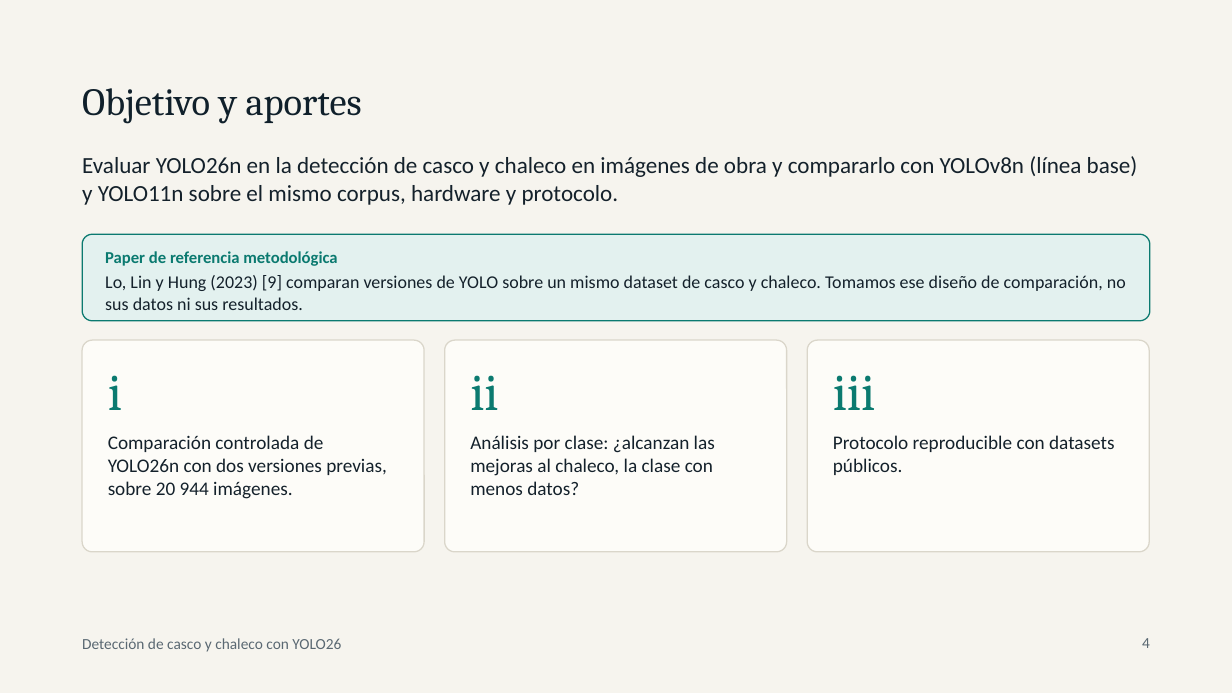
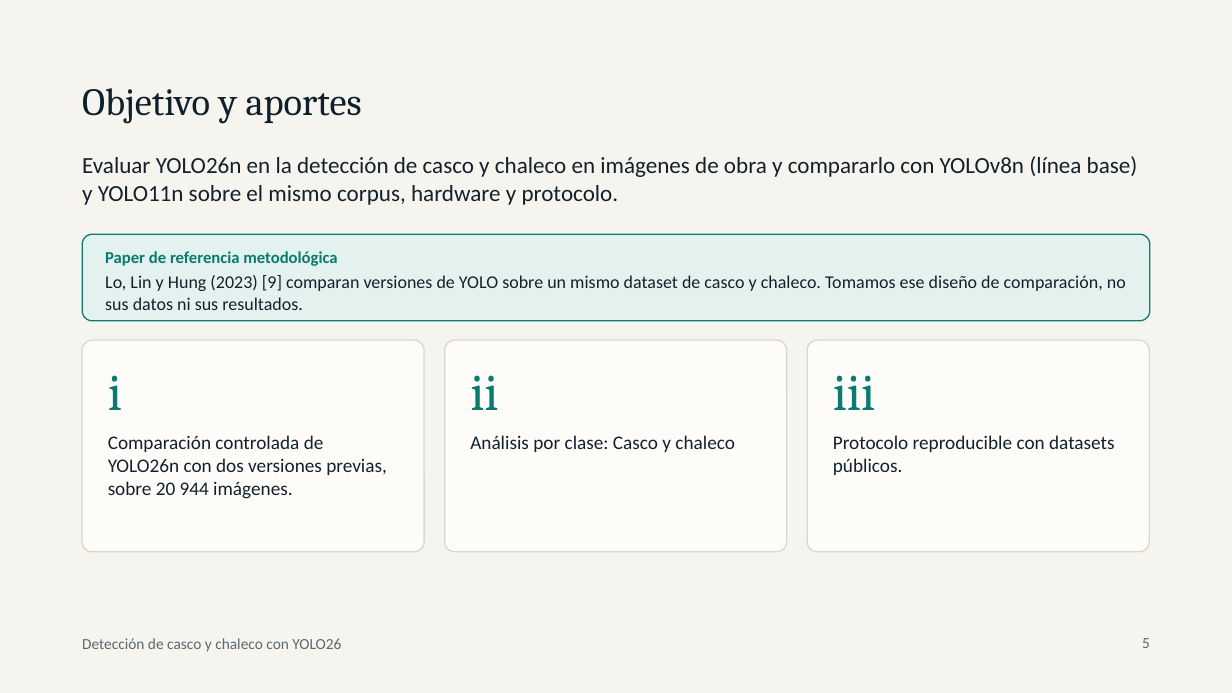
Before and after one commit to agajinformatica/Vision_por_computadora, a slide deck: slide 5 of TRABAJO GRUPAL/doc-borrador/Presentacion_Paper_EPP_YOLO26.pptx (slide 4 before the commit). Drawn at 1232x693 pixels with LibreOffice and Linux fonts; fonts in the diff are those of the drawing. Boxes give left, top, right and bottom in pixels: in the first picture for what was removed or moved away, otherwise in the second. Text is boxed around its words. In the diff, an @@ line names an element or a change of style, - is before the commit and + after.

```diff
--- a/TRABAJO GRUPAL/doc-borrador/Presentacion_Paper_EPP_YOLO26.pptx
+++ b/TRABAJO GRUPAL/doc-borrador/Presentacion_Paper_EPP_YOLO26.pptx
@@ text at (470, 435, 735, 452): text changed @@
-Análisis por clase: ¿alcanzan las mejoras al chaleco, la clase con menos datos?
+Análisis por clase: Casco y chaleco
@@ page number at (1142, 638, 1150, 648): text changed @@
-4
+5
```
Also in this commit, not shown: 7 other slides changed, 1 slide removed.
